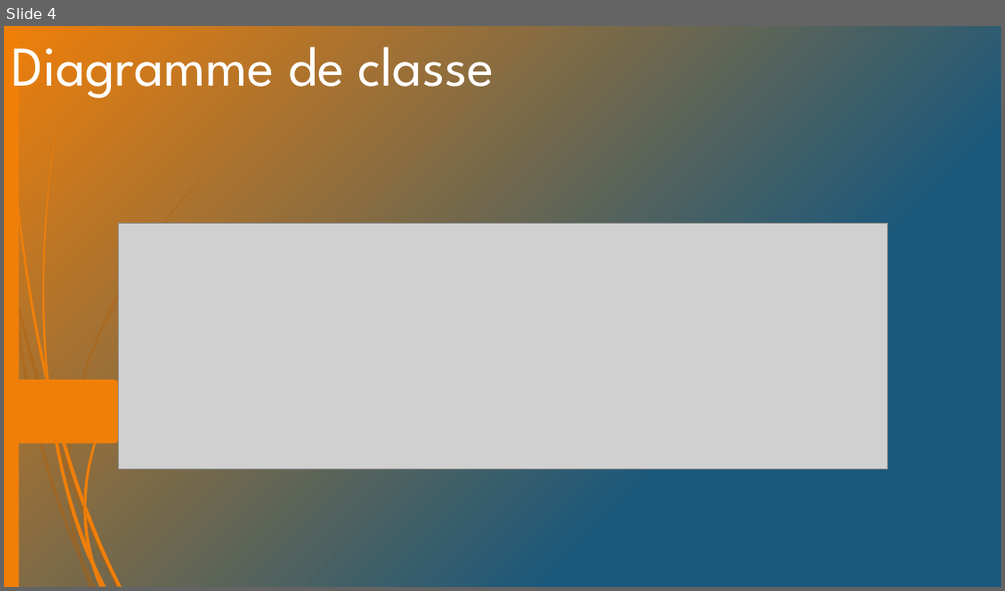
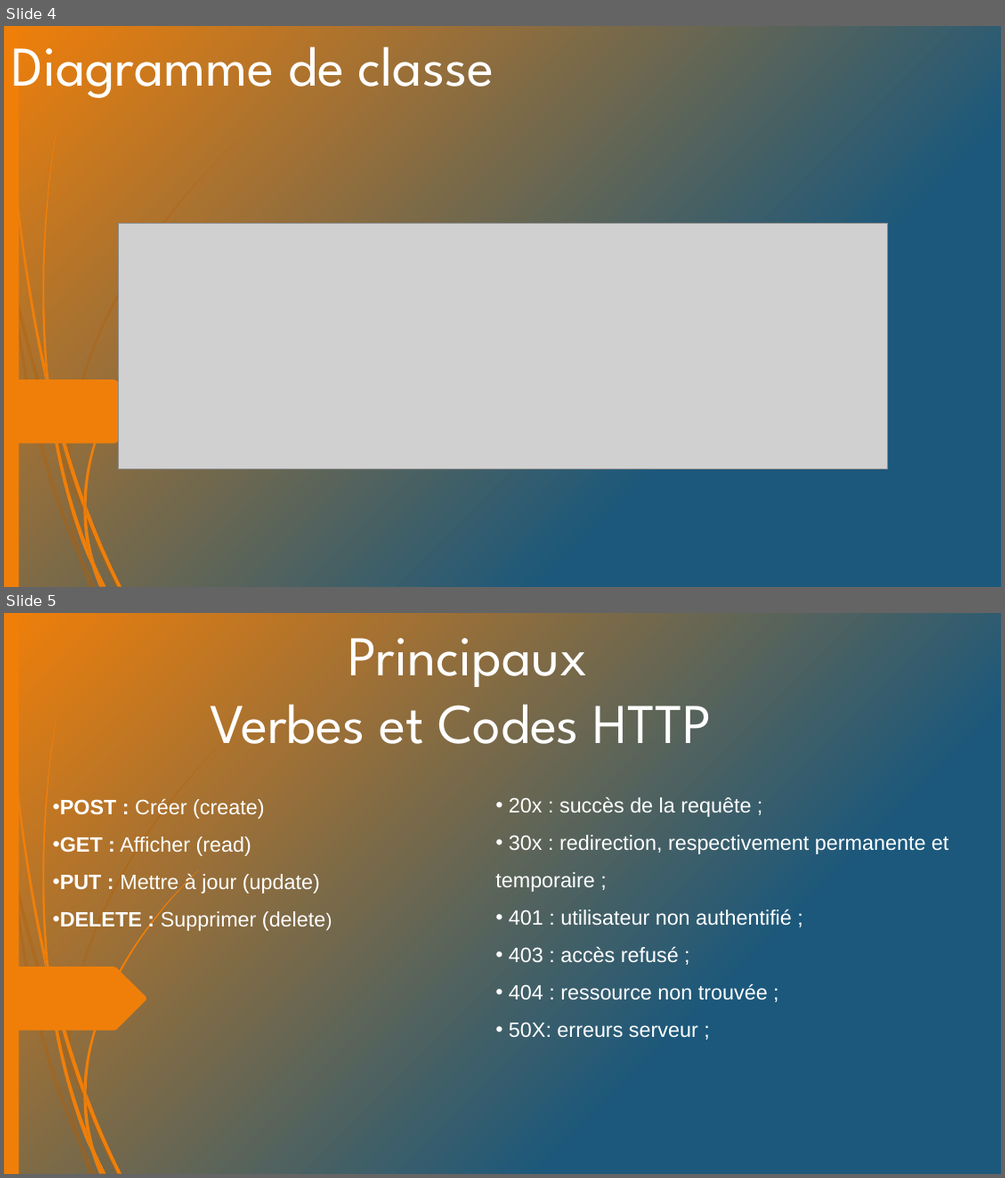
Before and after one commit to avamdui/P7-API, a slide deck: UML/BileMo.pptx. Shown one above the other, each under a label of ours: slide 4 before the commit, slides 4 and 5 after it. The pictures are 1005x591 and 1005x1178 pixels, drawn with LibreOffice and Linux fonts; fonts in the diff are those of the drawing; grey boxes stand for pictures; background and template pictures are left out. Boxes give left, top, right and bottom in pixels: in the first picture for what was removed or moved away, otherwise in the second. Text is boxed around its words. In the diff, an @@ line names an element or a change of style, - is before the commit and + after.

```diff
--- a/UML/BileMo.pptx
+++ b/UML/BileMo.pptx
@@ slide 5 added at [4, 613, 1001, 1174], background picture (left out); not listed: 24 template elements that a slide beside it also shows @@
@@ title added at [210, 638, 712, 744], 54 pt, text #FFFFFF @@
+Principaux
+Verbes et Codes HTTP
@@ text added at [60, 799, 325, 931], 20 pt, text #FFFFFF @@
+• POST : Créer (create)
+• GET : Afficher (read)
+• PUT : Mettre à jour (update)
+• DELETE : Supprimer (delete)
@@ text added at [495, 797, 948, 1038], 20 pt, text #FFFFFF @@
+• 20x : succès de la requête ;
+• 30x : redirection, respectivement permanente et temporaire ;
+• 401 : utilisateur non authentifié ;
+• 403 : accès refusé ;
+• 404 : ressource non trouvée ;
+• 50X: erreurs serveur ;
```
Also in this commit, not shown: 4 slides changed, 3 other slides added, 2 slides removed, 2 other files.
